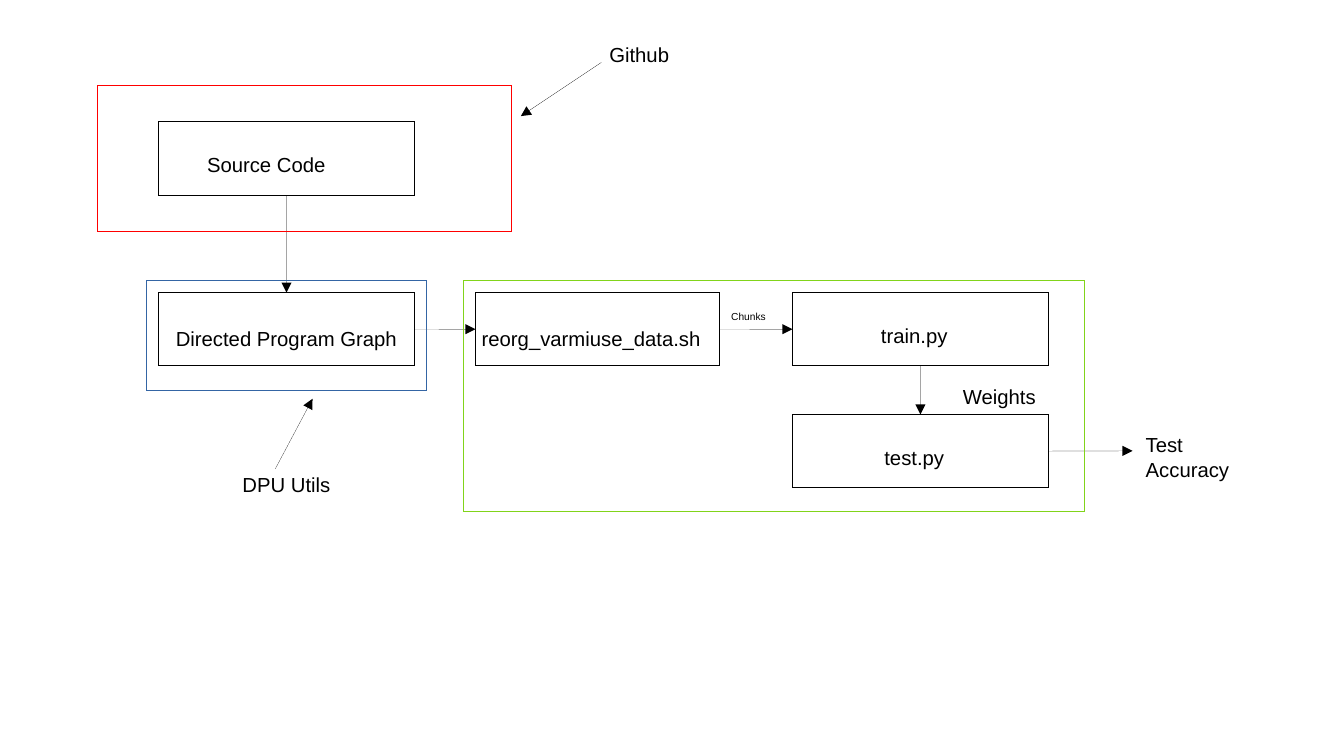
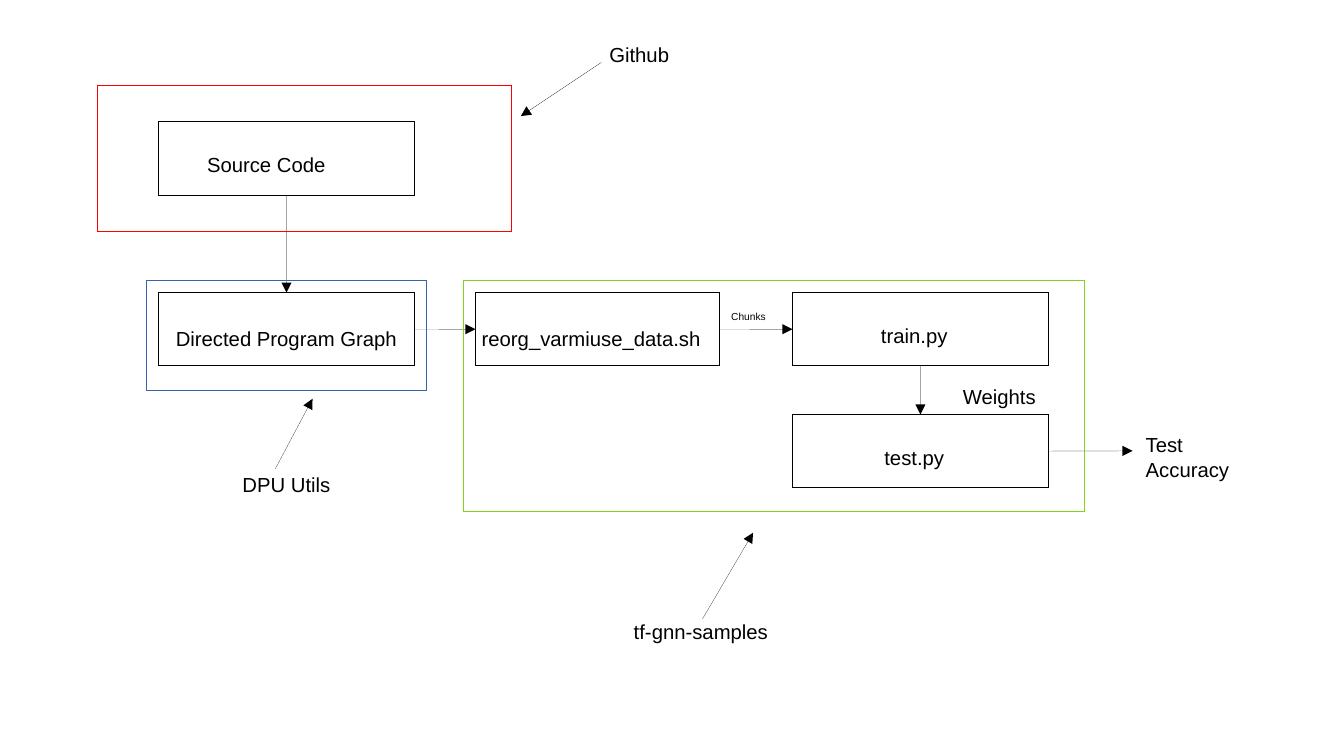
Before and after one commit to MokoSan/tf-gnn-samples, a slide deck: slide 5 of assets/FiguresForFinalReport.pptx. Drawn at 1344x756 pixels with LibreOffice and Linux fonts; fonts in the diff are those of the drawing. Boxes give left, top, right and bottom in pixels: in the first picture for what was removed or moved away, otherwise in the second. Text is boxed around its words. In the diff, an @@ line names an element or a change of style, - is before the commit and + after.

```diff
--- a/assets/FiguresForFinalReport.pptx
+++ b/assets/FiguresForFinalReport.pptx
@@ arrow added from (702, 620) to (754, 533), #000000 0.75 pt @@
@@ text added at bbox=[634, 624, 768, 644], 12 pt, text #000000 @@
+tf-gnn-samples
```
Also in this commit, not shown: 1 other file.
